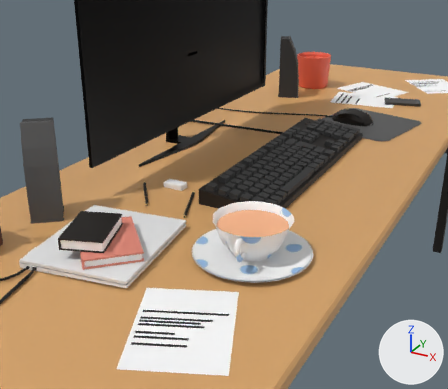
The glTF model public/3d_models/desk.glb as it was, and as the next commit left it.
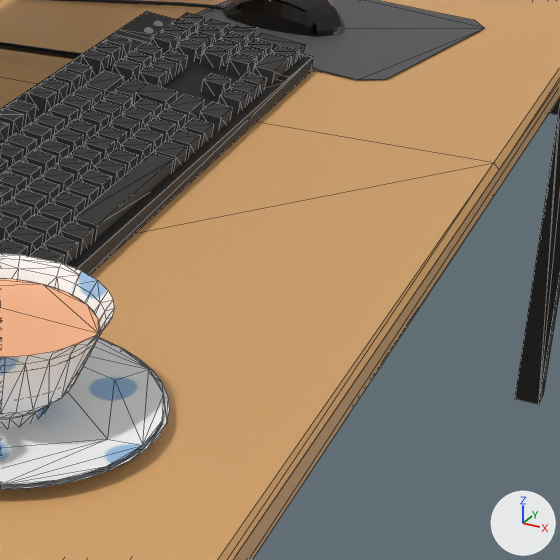
Old and new are each drawn from a 50 mm camera at (1.88, -18.32, 16.13) aimed at (-5.69, -4.56, 9.25) and again close up on the part from 57% to 100% of the width and 29% to 79% of the height. Every picture has the same lights, and +X, +Y and +Z are marked at lower right. The close-ups show mesh edges as thin lines. Where no turn or scale is listed for an object, it has been applied to the vertices.

Objects in the first close-up: 'Desk_Desk_0', 'Desk_Desk_0.001', 'Mousepad_Mousepad_0', 'PC_Keyboard_PC_Keyboard_0', 'PC_Mouse_PC_Mouse_0', 'pCube1_White_0', 'pCylinder1_White_0', 'pDisc1_aiStandardSurface4_0'.
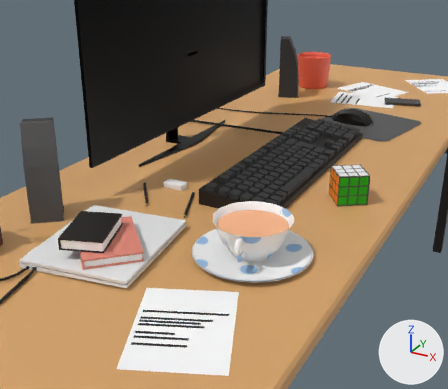
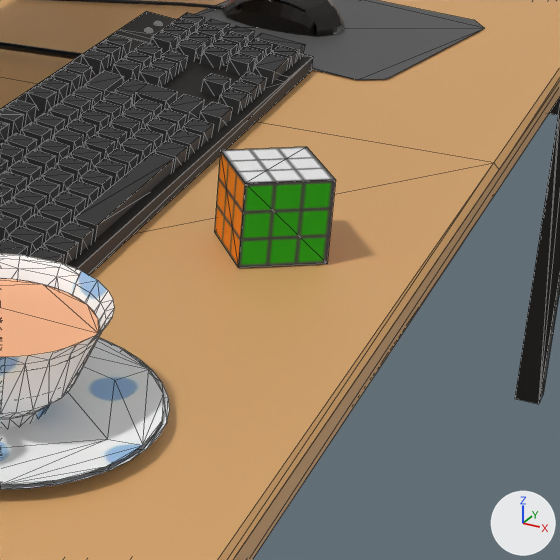
Location of each change, (x1, y1, x2, y2) in pixels of the close-ups (560 x 560 px):
'Cube_Material_0', added: after (214, 147, 336, 268)

The edits, one by one:
Picture 'Image_0.004' (img_image_0_004) is new.
Material 'Material.004' (mat_material_004) is new.
Its texture is img_image_0_004.
Its roughness is 1.0.
Mesh me_cube_material_0 is new.
It has 8 vertices, 12 faces and spans x -0.595..0.595, y -0.595..0.595, z -0.427..0.427.
It uses material mat_material_004 (picture img_image_0_004).
Object 'Cube_Material_0' (ob_cube_material_0) is new; it shows me_cube_material_0.
Its location is (-2.72, -2.81, 9.49).
